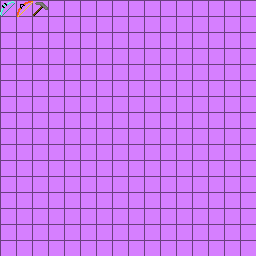
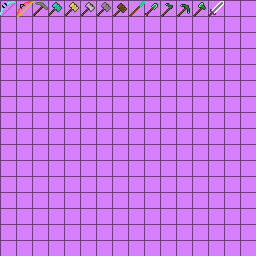
Layers edited between the first and the second 256×256 image:
added layer "Layer 10" above "Layer 9" over bbox(208, 1, 224, 17)
added layer "Layer 9" above "Layer 8" over bbox(193, 2, 206, 17)
added layer "Layer 8" above "Layer 7" over bbox(177, 4, 190, 17)
added layer "Layer 7" above "Layer 6" over bbox(161, 3, 173, 17)
added layer "Layer 6" above "Layer 5" over bbox(145, 3, 158, 16)
added layer "Layer 5" above "Hammer W" over bbox(129, 1, 145, 17)
added layer "Hammer W" above "Hammer S" over bbox(113, 3, 127, 17)
added layer "Hammer S" above "Hammer I" over bbox(97, 2, 111, 16)
added layer "Hammer I" above "Hammer G" over bbox(81, 2, 95, 16)
added layer "Hammer G" above "Hammer D" over bbox(65, 2, 79, 16)
added layer "Hammer D" above "Layer 3" over bbox(48, 2, 62, 16)
